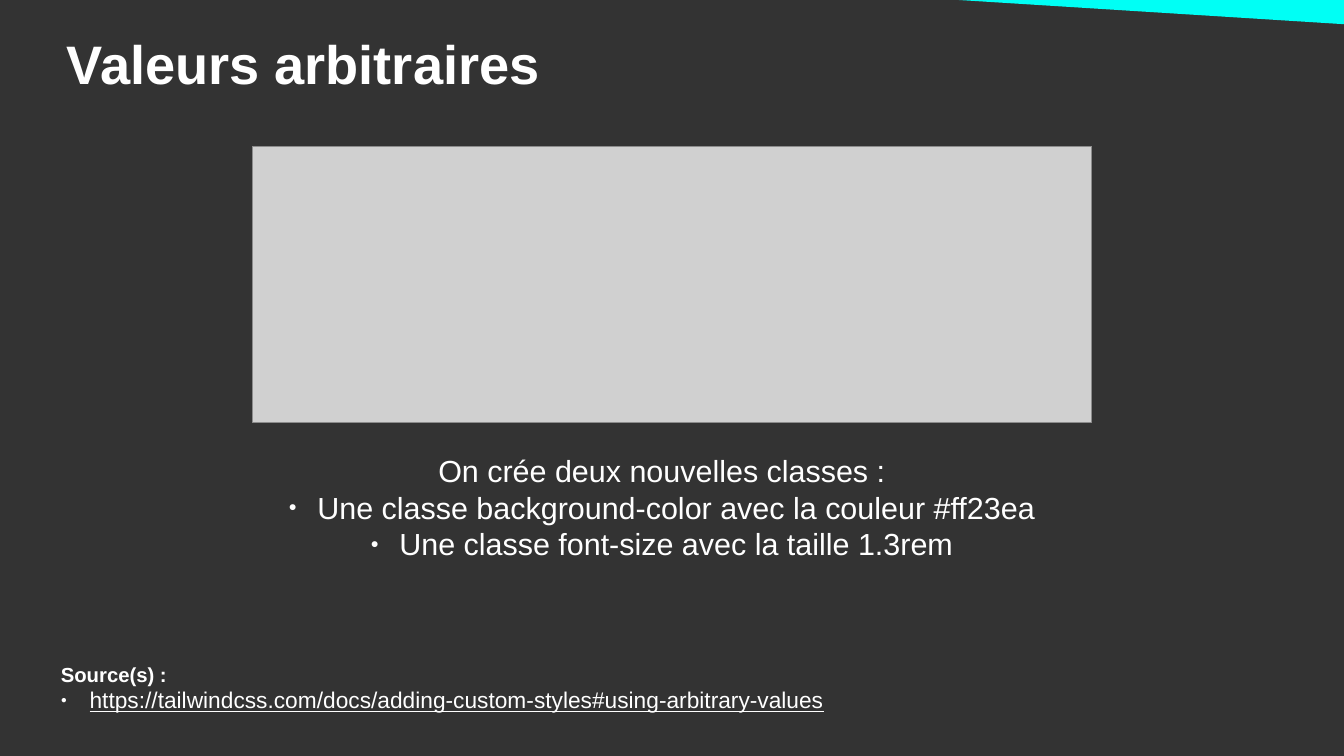
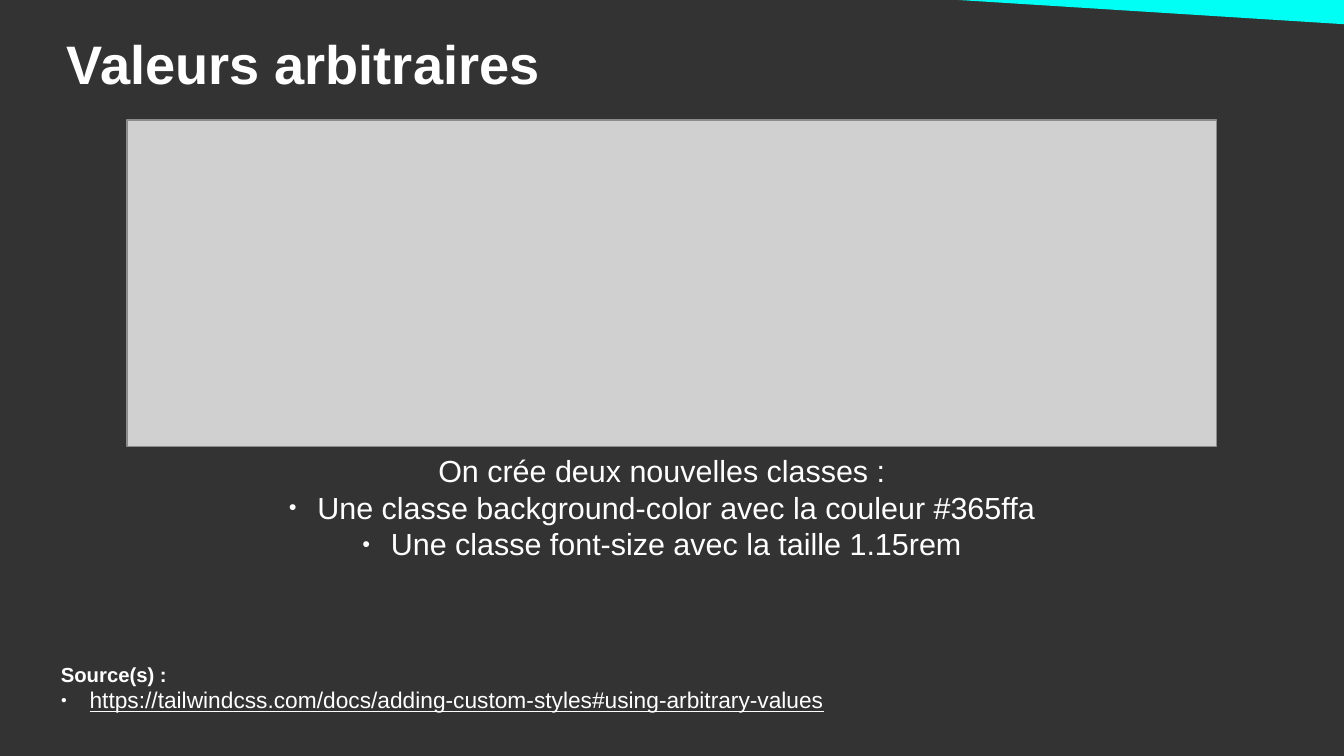
Before and after one commit to DanYellow/cours, a slide deck: slide 35 of integration-web-s2/travaux-pratiques/numero-4/presentation.odp. Drawn at 1344x756 pixels with LibreOffice and Linux fonts; fonts in the diff are those of the drawing; grey boxes stand for pictures. Boxes give left, top, right and bottom in pixels: in the first picture for what was removed or moved away, otherwise in the second. Text is boxed around its words. In the diff, an @@ line names an element or a change of style, - is before the commit and + after.

```diff
--- a/integration-web-s2/travaux-pratiques/numero-4/presentation.odp
+++ b/integration-web-s2/travaux-pratiques/numero-4/presentation.odp
@@ picture: place and size @@
-picture at (252,146,1093,422)
+picture at (127,120,1217,446)
@@ text at (317,497,1035,556): text changed @@
-● Une classe background-color avec la couleur #ff23ea
-● Une classe font-size avec la taille 1.3rem
+● Une classe background-color avec la couleur #365ffa
+● Une classe font-size avec la taille 1.15rem
```
Also in this commit, not shown: 10 other slides changed, 1 other file.
